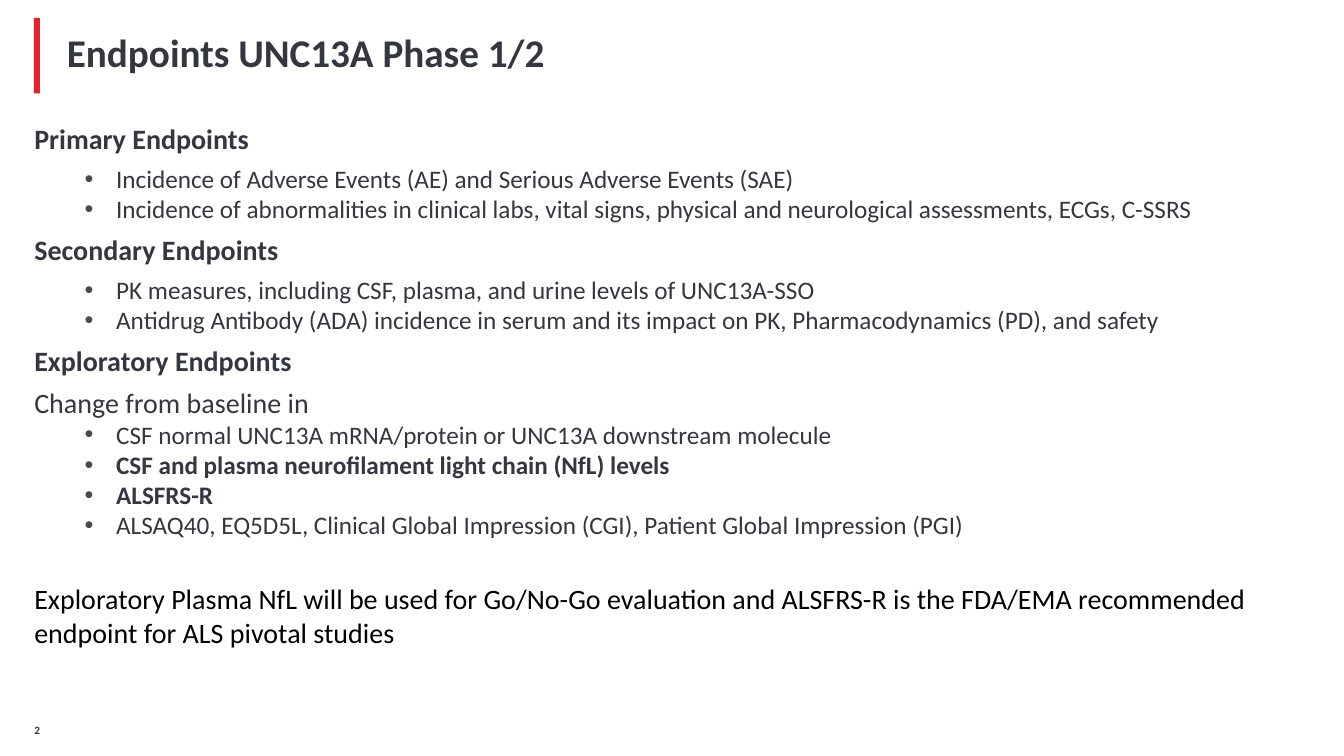
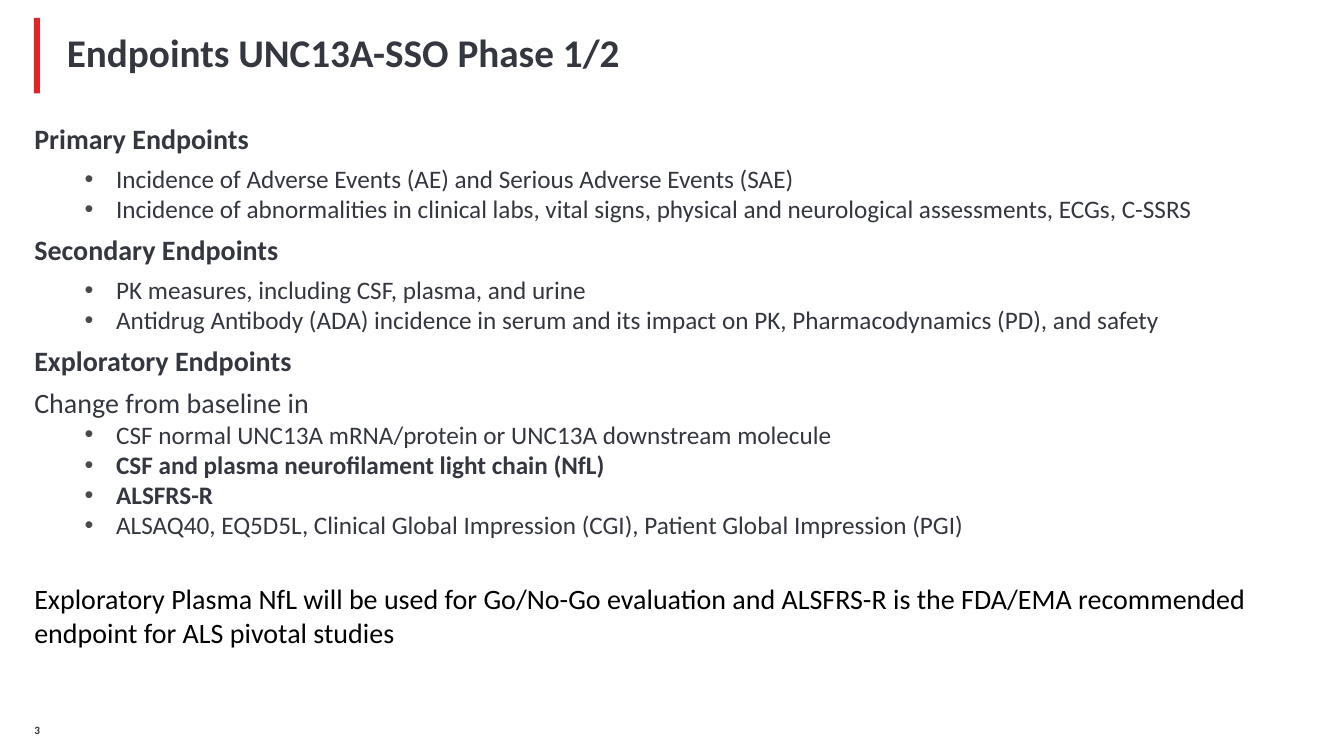
Before and after one commit to YushufSharker/ALS, a slide deck: slide 4 of OutputDocuments/ALS_Slide_deck_STAT.pptx (slide 3 before the commit). Drawn at 1344x756 pixels with LibreOffice and Linux fonts; fonts in the diff are those of the drawing; background and template pictures are left out. Boxes give left, top, right and bottom in pixels: in the first picture for what was removed or moved away, otherwise in the second. Text is boxed around its words. In the diff, an @@ line names an element or a change of style, - is before the commit and + after.

```diff
--- a/OutputDocuments/ALS_Slide_deck_STAT.pptx
+++ b/OutputDocuments/ALS_Slide_deck_STAT.pptx
@@ title at (67, 39, 619, 73): text changed @@
-Endpoints UNC13A Phase 1/2
+Endpoints UNC13A-SSO Phase 1/2
@@ text at (116, 281, 586, 304): text changed @@
-  • PK measures, including CSF, plasma, and urine levels of UNC13A-SSO
+  • PK measures, including CSF, plasma, and urine
@@ text at (116, 455, 605, 479): text changed @@
-  • CSF and plasma neurofilament light chain (NfL) levels
+  • CSF and plasma neurofilament light chain (NfL)
```
Also in this commit, not shown: 11 other slides changed, 3 slides added, 1 other file.
